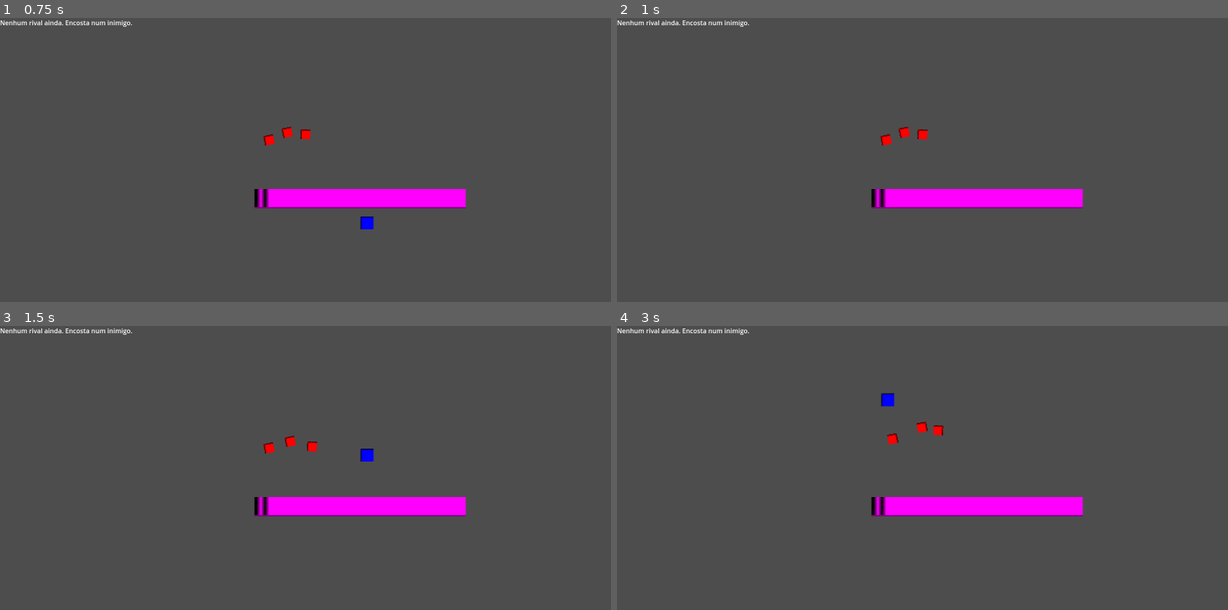
Above: before the commit, frames 1-4 (two rows, left to right).
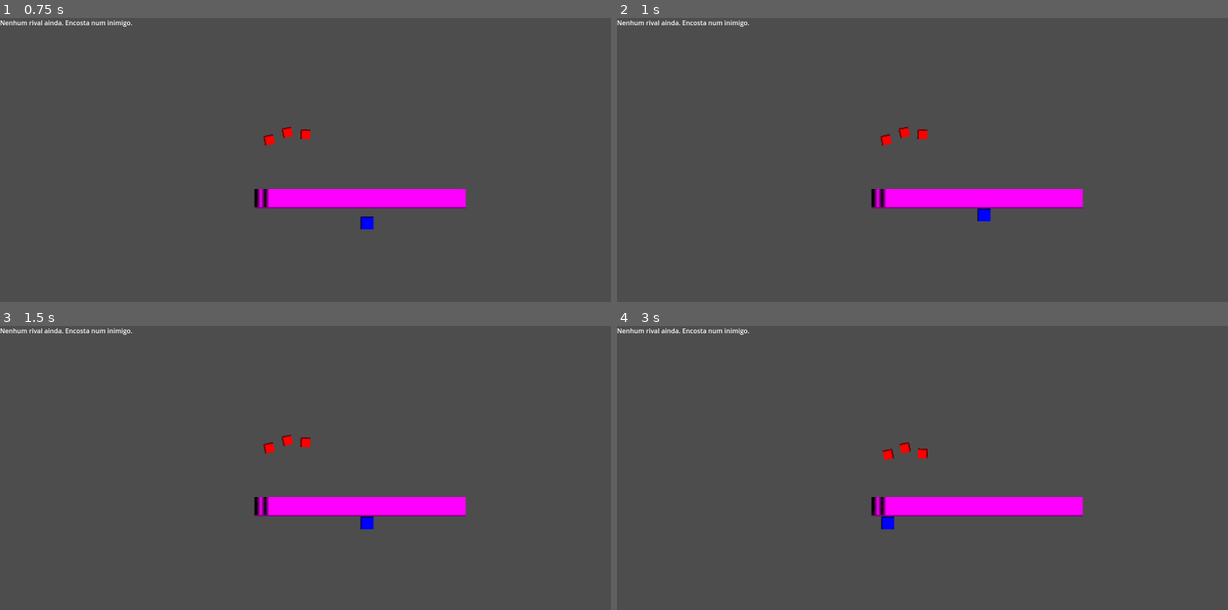
Above: after the commit, the same moments.

Repository: titosavio/Games
Game: Godot game, scene res://scenes/Main.tscn
Same seed, same stepped clock (60 frames per second), same inputs: the game is played once before the commit and once after it.
Inputs:
- Up to frame 1 (0.75 s): tap Enter at 0.5 s; hold W (ui_up) from 0.53 s (still down)
- Up to frame 2 (1 s): keep holding W (ui_up)
- Up to frame 3 (1.5 s): keep holding W (ui_up)
- Up to frame 4 (3 s): release W (ui_up) at 2.03 s; hold Left (ui_left) from 2.03 s (still down)

Frame 1 is identical in both runs. In frame 2, 0.1% of the frame differs, in the area x 49-62%, y 39-72%; in frame 3, 0.4%; in frame 4, 0.6%, in the area x 43-54%, y 23-72%.

Commit message:
refactor: Change Wall node type to StaticBody2D
Updated the Wall scene to use StaticBody2D instead of Area2D for improved collision handling. Removed unnecessary GDScript resource that was not being utilized.

Diff:
--- a/new-game-project/scenes/Wall.tscn
+++ b/new-game-project/scenes/Wall.tscn
@@ -1,8 +1,4 @@
-[gd_scene load_steps=4 format=3 uid="uid://c3uay2k56y6mf"]
-
-[sub_resource type="GDScript" id="GDScript_6k1vx"]
-script/source = "extends Area2D
-"
+[gd_scene load_steps=3 format=3 uid="uid://c3uay2k56y6mf"]
 
 [sub_resource type="RectangleShape2D" id="RectangleShape2D_6k1vx"]
 size = Vector2(50, 50)
@@ -10,8 +6,7 @@
 [sub_resource type="PlaceholderTexture2D" id="PlaceholderTexture2D_6k1vx"]
 size = Vector2(50, 50)
 
-[node name="Wall" type="Area2D"]
-script = SubResource("GDScript_6k1vx")
+[node name="Wall" type="StaticBody2D"]
 
 [node name="CollisionShape2D" type="CollisionShape2D" parent="."]
 shape = SubResource("RectangleShape2D_6k1vx")
